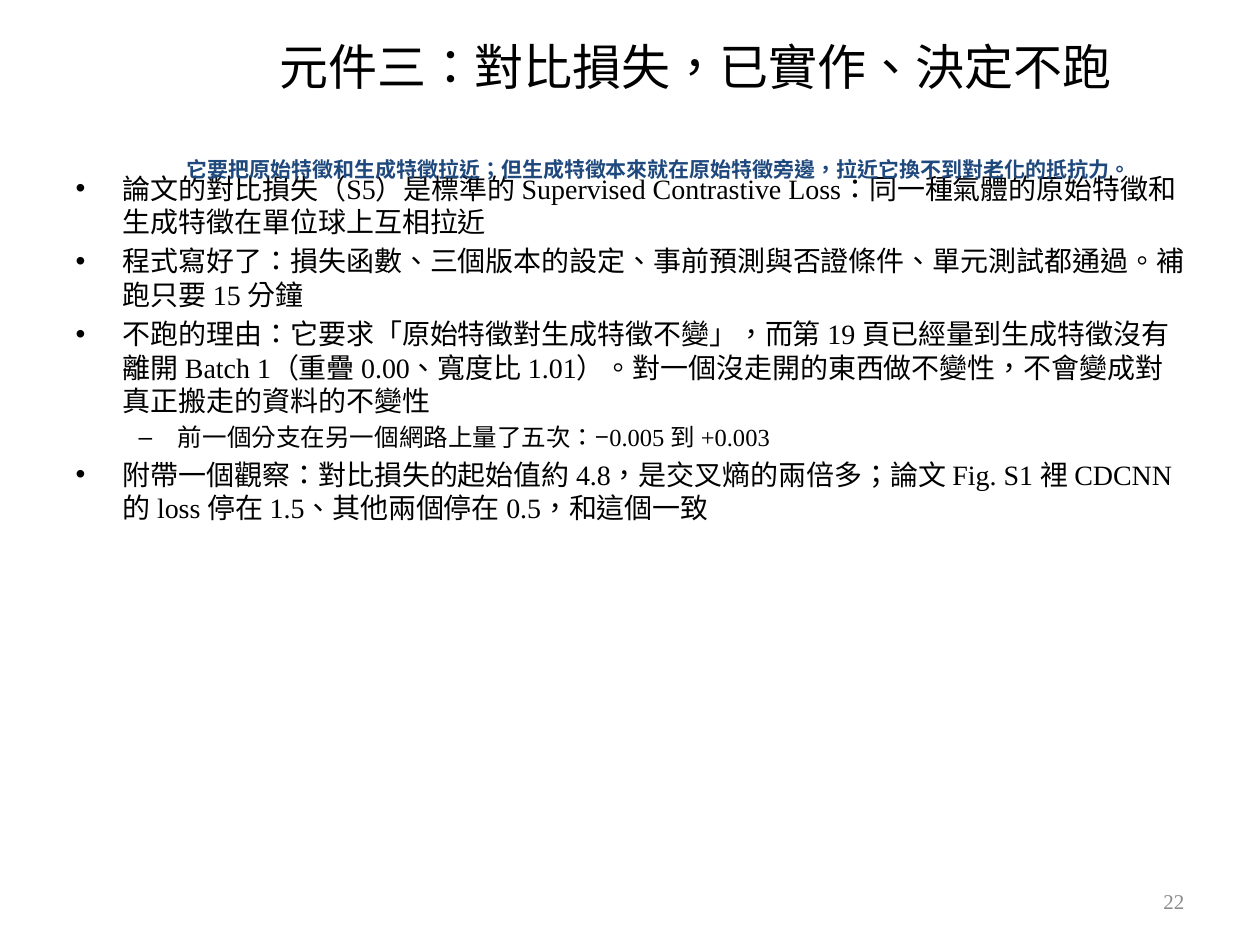
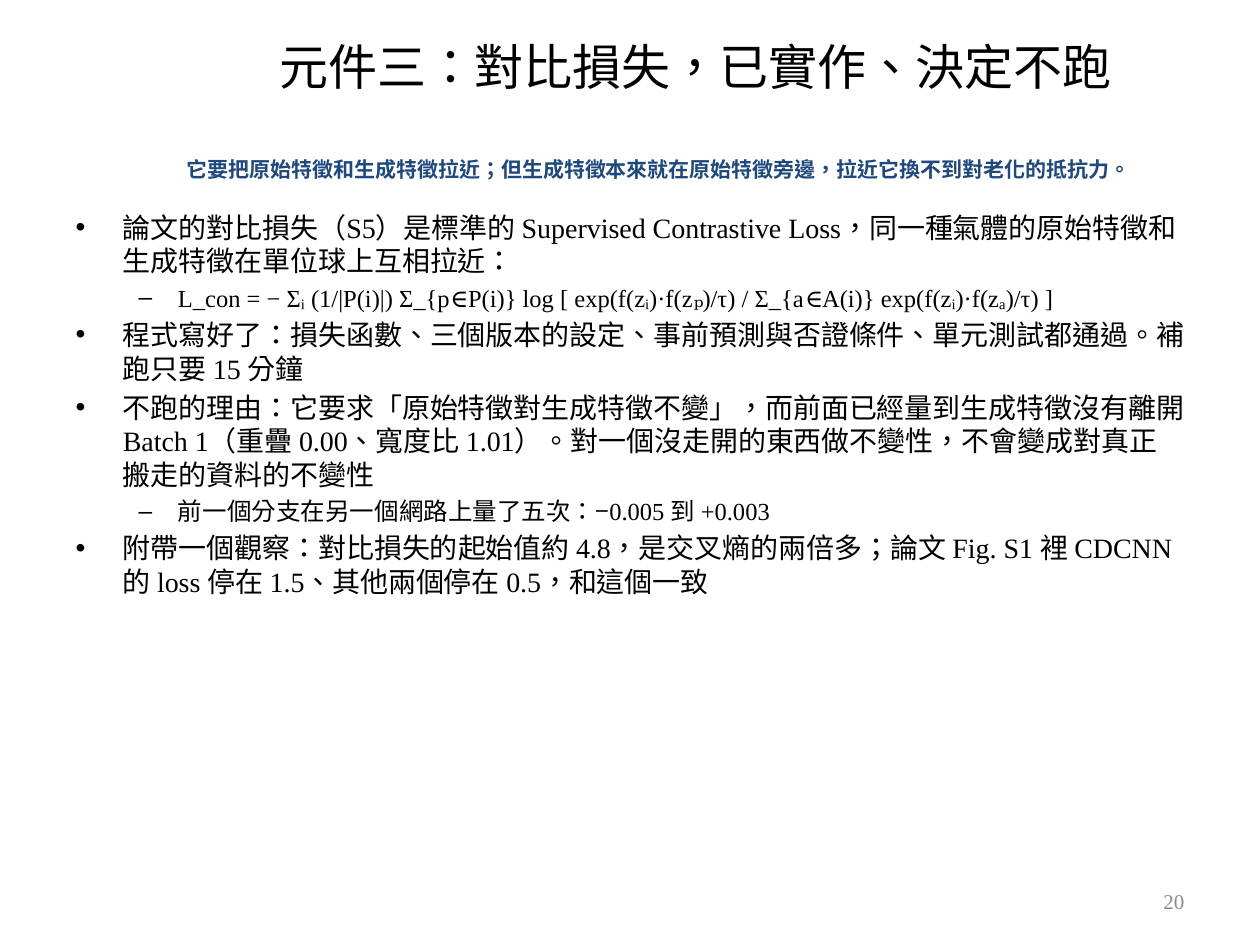
Before and after one commit to wintera1233/cdcnn, a slide deck: slide 20 of reports/09-22-merged.pptx (slide 22 before the commit). Drawn at 1260x945 pixels with LibreOffice and Linux fonts; fonts in the diff are those of the drawing; background and template pictures are left out. Boxes give left, top, right and bottom in pixels: in the first picture for what was removed or moved away, otherwise in the second. Text is boxed around its words. In the diff, an @@ line names an element or a change of style, - is before the commit and + after.

```diff
--- a/reports/09-22-merged.pptx
+++ b/reports/09-22-merged.pptx
@@ text "論文的對比損失（S5）是標準的 Supervised Contrastive Loss，同一種氣體的原始特徵和生成特徵在 ..." moved from (x1=123, y1=171, x2=1184, y2=521) to (x1=123, y1=214, x2=1184, y2=595) @@
@@ text at (x1=123, y1=214, x2=1176, y2=274): text changed; size 16 to 14 pt @@
-• 論文的對比損失（S5）是標準的 Supervised Contrastive Loss：同一種氣體的原始特徵和生成特徵在單位球上互相拉近
+• 論文的對比損失（S5）是標準的 Supervised Contrastive Loss，同一種氣體的原始特徵和生成特徵在單位球上互相拉近：
+  – L_con = − Σᵢ (1/|P(i)|) Σ_{p∈P(i)} log [ exp(f(zᵢ)·f(zₚ)/τ) / Σ_{a∈A(i)} exp(f(zᵢ)·f(zₐ)/τ) ]
@@ text at (x1=123, y1=394, x2=1184, y2=488): text changed @@
-• 不跑的理由：它要求「原始特徵對生成特徵不變」，而第 19 頁已經量到生成特徵沒有離開 Batch 1（重疊 0.00、寬度比 1.01）。對一個沒走開的東西做不變性，不會變成對真正搬走的資料的不變性
+• 不跑的理由：它要求「原始特徵對生成特徵不變」，而前面已經量到生成特徵沒有離開 Batch 1（重疊 0.00、寬度比 1.01）。對一個沒走開的東西做不變性，不會變成對真正搬走的資料的不變性
@@ page number at (x1=1163, y1=895, x2=1184, y2=909): text changed @@
-22
+20
```
Also in this commit, not shown: 7 other slides changed, 2 slides removed, 1 other file.
